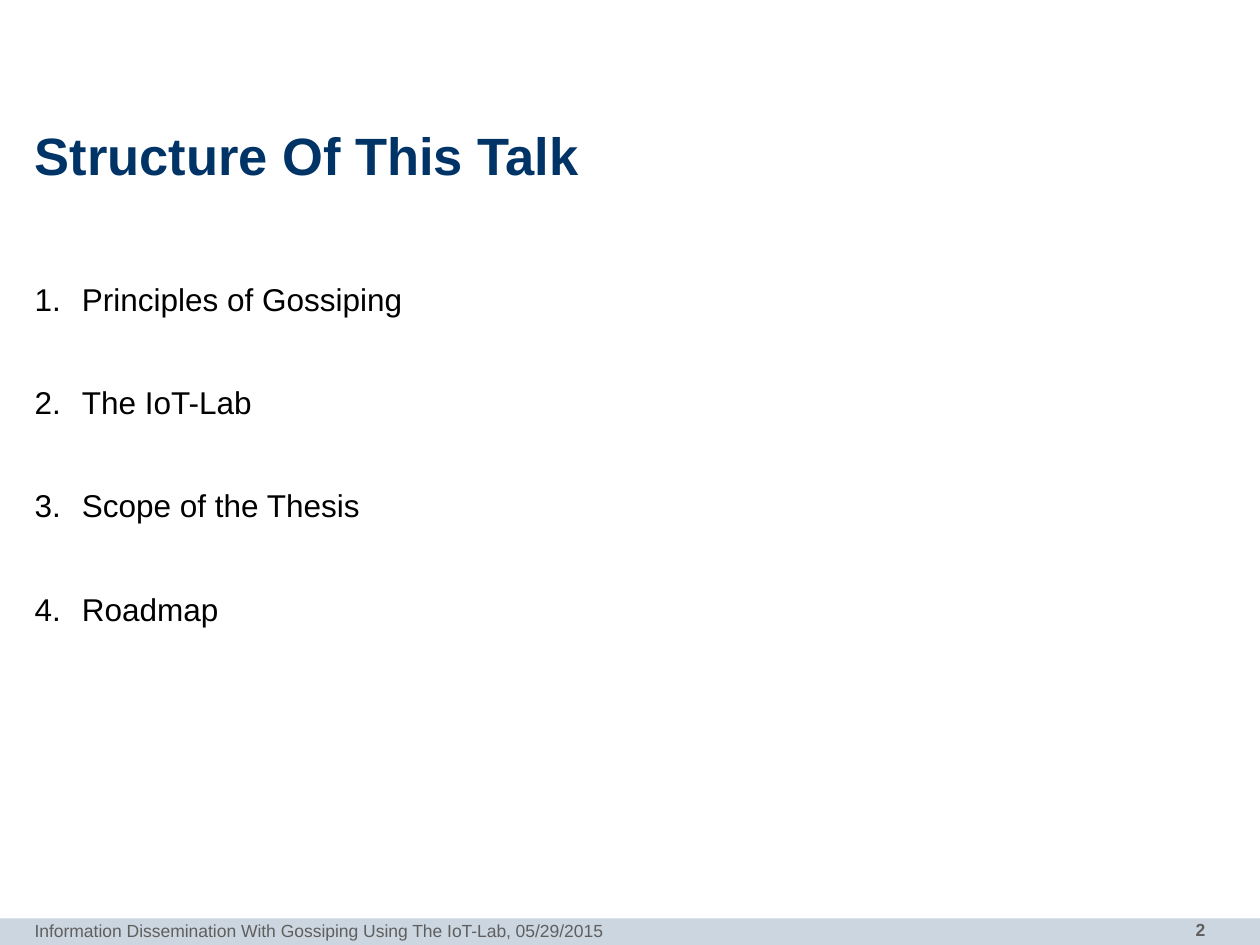
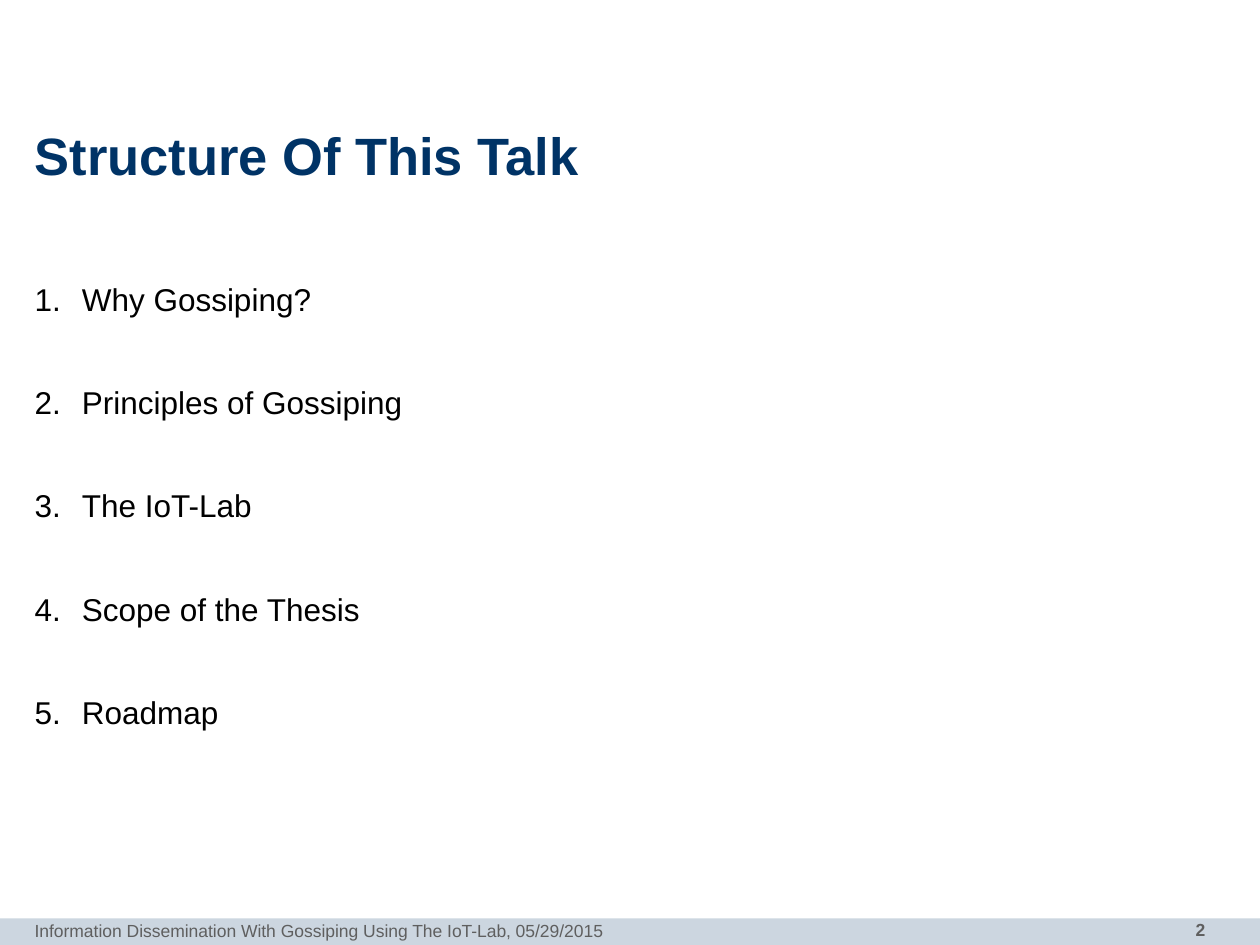
Before and after one commit to dbohn/Bachelor-Thesis, a slide deck: slide 2 of intro-presentation/intro.pptx. Drawn at 1260x945 pixels with LibreOffice and Linux fonts; fonts in the diff are those of the drawing; background and template pictures are left out. Boxes give left, top, right and bottom in pixels: in the first picture for what was removed or moved away, otherwise in the second. Text is boxed around its words. In the diff, an @@ line names an element or a change of style, - is before the commit and + after.

```diff
--- a/intro-presentation/intro.pptx
+++ b/intro-presentation/intro.pptx
@@ text at <box>82,288,312,317</box>: paragraph added @@
+1. Why Gossiping?
```
Also in this commit, not shown: 2 other slides changed, 1 slide added.
